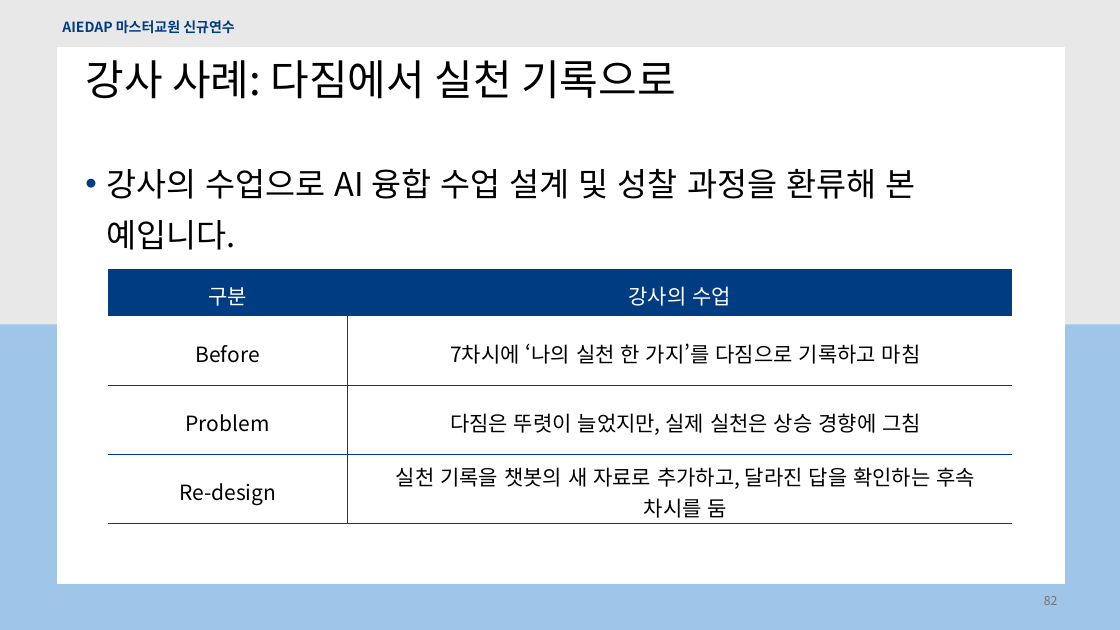
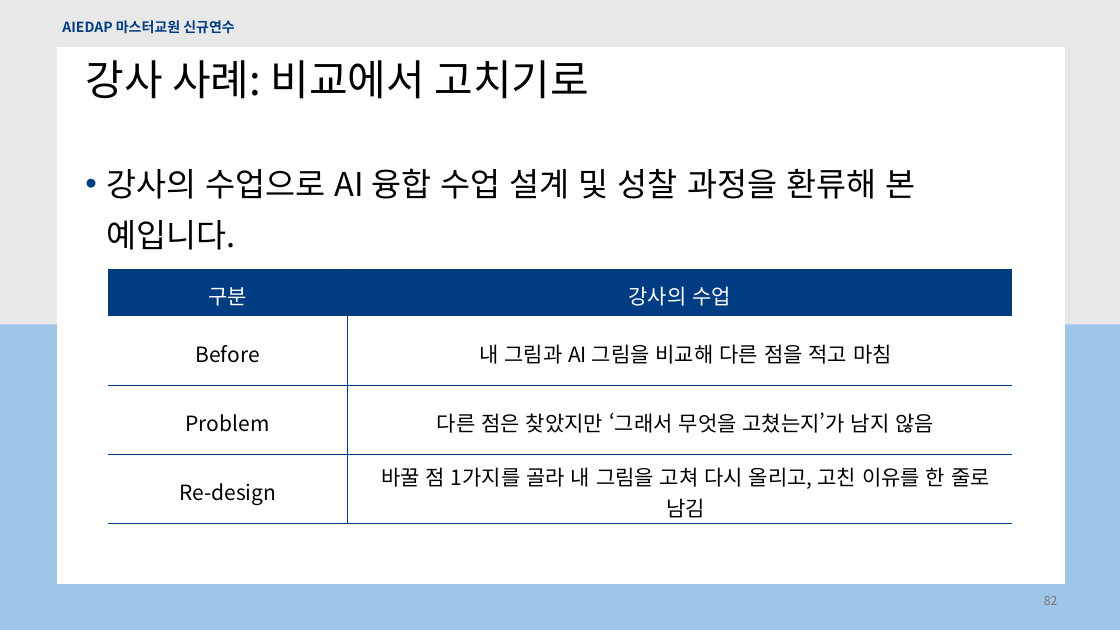
Before and after one commit to hongdonedu/fungigame2026, a slide deck: slide 82 of aiedap/files/m4_choi_1108.pptx. Drawn at 1120x630 pixels with LibreOffice and Linux fonts; fonts in the diff are those of the drawing; background and template pictures are left out. Boxes give left, top, right and bottom in pixels: in the first picture for what was removed or moved away, otherwise in the second. Text is boxed around its words. In the diff, an @@ line names an element or a change of style, - is before the commit and + after.

```diff
--- a/aiedap/files/m4_choi_1108.pptx
+++ b/aiedap/files/m4_choi_1108.pptx
@@ title at <box>85,60,589,99</box>: text changed @@
-강사 사례: 다짐에서 실천 기록으로
+강사 사례: 비교에서 고치기로
@@ table at <box>108,213,1012,522</box> @@
-row 3, column 2: 7차시에 ‘나의 실천 한 가지’를 다짐으로 기록하고 마침
+row 3, column 2: 내 그림과 AI 그림을 비교해 다른 점을 적고 마침
-row 4, column 2: 다짐은 뚜렷이 늘었지만, 실제 실천은 상승 경향에 그침
+row 4, column 2: 다른 점은 찾았지만 ‘그래서 무엇을 고쳤는지’가 남지 않음
-row 5, column 2: 실천 기록을 챗봇의 새 자료로 추가하고, 달라진 답을 확인하는 후속 차시를 둠
+row 5, column 2: 바꿀 점 1가지를 골라 내 그림을 고쳐 다시 올리고, 고친 이유를 한 줄로 남김
```
Also in this commit, not shown: 10 other slides changed.
